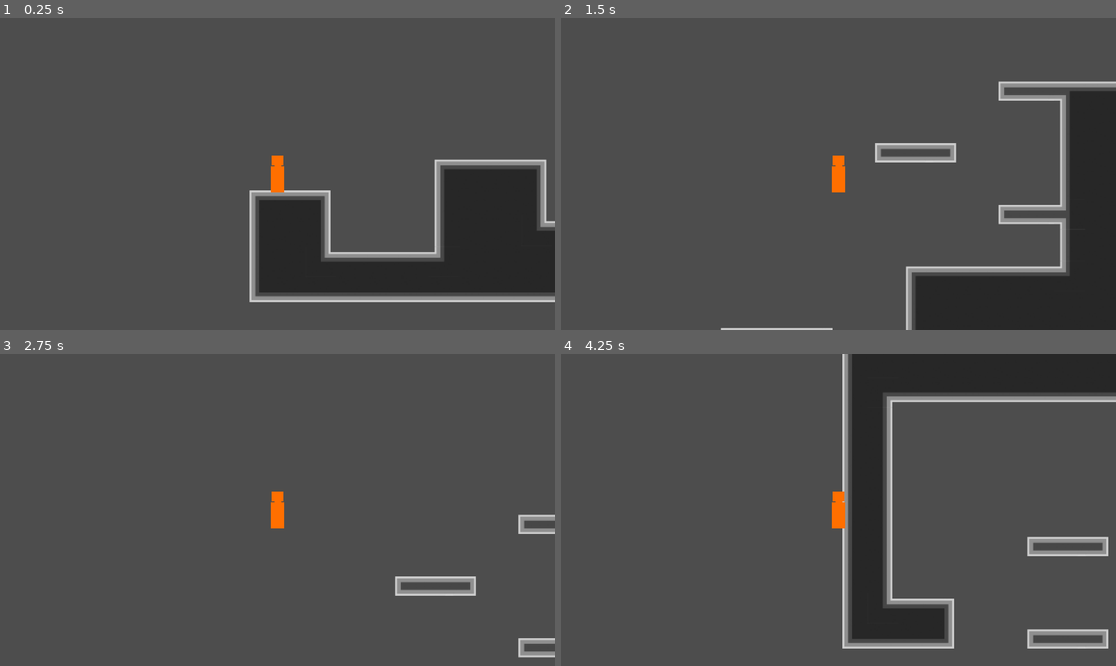
Above: before the commit, frames 1-4 (two rows, left to right).
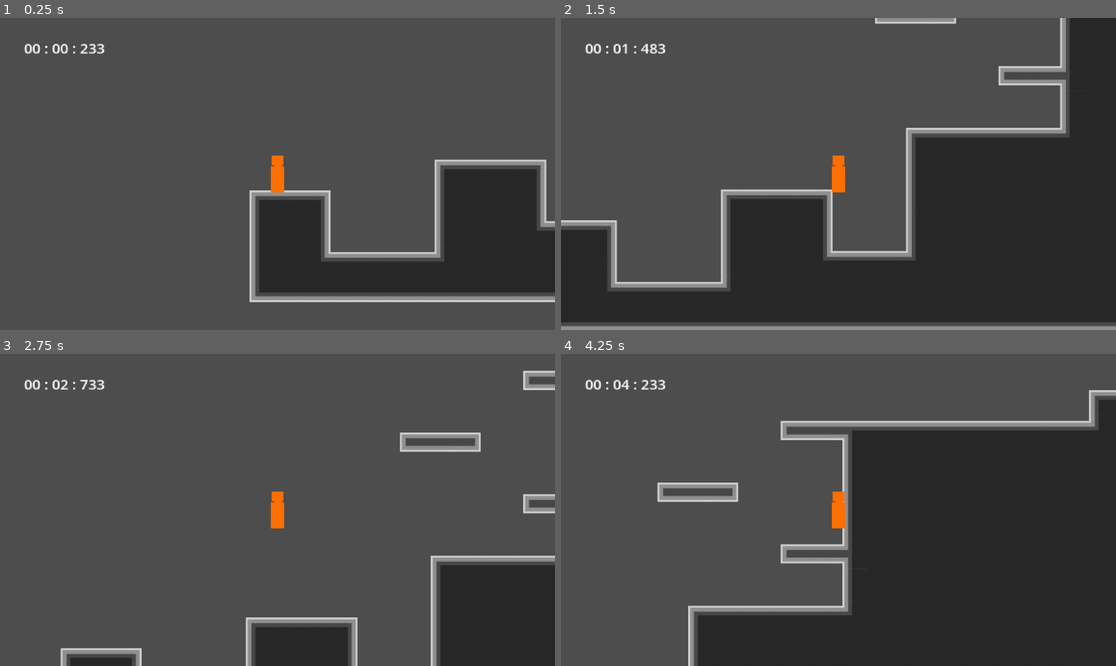
Above: after the commit, the same moments.

Repository: kashi618/Gaem-D
Game: Godot game, scene res://Scenes/Maps/TestMap.tscn
The game is run twice, just before and just after one commit, with the same random seed, the same clock (stepped at 60 frames per second) and the same inputs.
Inputs:
- Up to frame 1 (0.25 s): no input
- Up to frame 2 (1.5 s): hold D (right) from 0.53 s (still down); tap Space (jump) at 0.6, 0.77, 1.07, 1.35 s
- Up to frame 3 (2.75 s): tap Space (jump) at 1.52, 1.82, 2.1 s; release D (right) at 2.03 s; hold A (left) from 2.03 s (still down)
- Up to frame 4 (4.25 s): release A (left) at 2.78 s; hold D (right) from 2.78 s (still down); tap Space (jump) at 2.85, 3.02, 3.32, 3.6, 3.77, 4.07 s

The runs differ from the first frame. In frame 1, 0.2% of the frame differs, in the area x 4-19%, y 8-12%; in frame 2, 35%; in frame 3, 13%; in frame 4, 47%, in the area x 4-100%, y 0-100%.

Commit message:
coyote time, double jump, stopwatch
Added a boolean check for double jump which is also an export variable, added coyote time for pizza dude, added a UI and timer node, UI can be used to add whatever UI stuff we want.

Diff:
--- a/Scenes/Player/player.gd
+++ b/Code/Player/player.gd
@@ -1,8 +1,13 @@
+class_name Player
 extends CharacterBody2D
 
+@onready var coyote_timer: Timer = $CoyoteTimer
+
+@export var double_jump: bool
 const SPEED = 300.0
 const JUMP_POWER = -350.0
-const MAXJUMPS = 2
+const MAXJUMPS = 1
+var numJumps = 0
 
 
 func _physics_process(delta: float) -> void:
@@ -14,8 +19,12 @@
 	movement() # Controls going left, right
 	doubleJump() # Controls jump and double jump
 
+	var was_on_floor = is_on_floor()
 	# Allows movement of character
 	move_and_slide()
+
+	if was_on_floor and !is_on_floor():
+		coyote_timer.start()
 
 func movement():
 	# Moves player left and right
@@ -26,16 +35,16 @@
 		velocity.x = move_toward(velocity.x, 0, SPEED)
 
 func doubleJump():
-	var numJumps = 0
 
 	# Jump!
-	if Input.is_action_just_pressed("jump") and is_on_floor():
+	if Input.is_action_just_pressed("jump") and (is_on_floor() or !coyote_timer.is_stopped()):
 		print("Jumped")
 		numJumps += 1
 		velocity.y = JUMP_POWER
 
-	if Input.is_action_just_pressed("jump") and (numJumps < MAXJUMPS) and not is_on_floor():
+	if Input.is_action_just_pressed("jump") and (numJumps < MAXJUMPS) and not is_on_floor() and double_jump:
 		print("DoubleJumped")
+		numJumps += 1
 		velocity.y = JUMP_POWER+50
 
 	if is_on_floor():
--- /dev/null
+++ b/Code/UI/stopwatch.gd
@@ -0,0 +1,25 @@
+class_name stopwatch
+extends Node
+
+var time = 0.0
+var stopped = false
+
+func _process(delta: float) -> void:
+	if stopped:
+		return
+
+	time += delta
+
+func reset():
+	time = 0.0
+
+#changes time to string
+func time_to_string() -> String:
+	var msec = fmod(time, 1) * 1000
+	var sec = fmod(time, 60)
+	var min = time/60
+	# gives 00:00:00 format
+	var format_string = "%02d : %02d : %02d"
+
+	var actual_string = format_string%[min, sec, msec]
+	return actual_string
--- /dev/null
+++ b/Code/UI/ui.gd
@@ -0,0 +1,16 @@
+class_name UI
+extends Control
+
+@export var stopwatch_label: Label
+var stopwatch: stopwatch
+# Called when the node enters the scene tree for the first time.
+func _ready() -> void:
+	stopwatch = get_tree().get_first_node_in_group("stopwatch")
+
+
+# Called every frame. 'delta' is the elapsed time since the previous frame.
+func _process(delta: float) -> void:
+	update_stopwatch()
+
+func update_stopwatch():
+	stopwatch_label.text = stopwatch.time_to_string()
--- a/Scenes/Maps/TestMap.tscn
+++ b/Scenes/Maps/TestMap.tscn
@@ -1,7 +1,9 @@
-[gd_scene load_steps=5 format=4 uid="uid://b1wnlq0j37fkp"]
+[gd_scene load_steps=7 format=4 uid="uid://b1wnlq0j37fkp"]
 
 [ext_resource type="Texture2D" uid="uid://d1edbm2rt0lxf" path="res://Assets/Tile Map/Tilemap.png" id="1_2ebhm"]
 [ext_resource type="PackedScene" uid="uid://bqetxd6a5mong" path="res://Scenes/Player/player.tscn" id="2_jmqu6"]
+[ext_resource type="PackedScene" uid="uid://c6x7xm84jeo6t" path="res://Scenes/UI/stopwatch.tscn" id="3_0rwuq"]
+[ext_resource type="PackedScene" uid="uid://doxfls6lhcxok" path="res://Scenes/UI/ui.tscn" id="4_ppn7s"]
 
 [sub_resource type="TileSetAtlasSource" id="TileSetAtlasSource_4sexq"]
 texture = ExtResource("1_2ebhm")
@@ -398,3 +400,17 @@
 
 [node name="Player" parent="." instance=ExtResource("2_jmqu6")]
 position = Vector2(-93, -28)
+double_jump = true
+
+[node name="UI" parent="Player" instance=ExtResource("4_ppn7s")]
+anchors_preset = 0
+anchor_right = 0.0
+anchor_bottom = 0.0
+offset_left = -283.0
+offset_top = -158.0
+offset_right = -19.0
+offset_bottom = -158.0
+grow_horizontal = 1
+grow_vertical = 1
+
+[node name="Stopwatch" parent="." groups=["stopwatch"] instance=ExtResource("3_0rwuq")]
--- a/Scenes/Player/player.tscn
+++ b/Scenes/Player/player.tscn
@@ -1,14 +1,14 @@
 [gd_scene load_steps=4 format=3 uid="uid://bqetxd6a5mong"]
 
 [ext_resource type="Texture2D" uid="uid://c45183fvr4t1v" path="res://Assets/Characters/TEMP_Player.png" id="1_ndi1b"]
-[ext_resource type="Script" path="res://Scenes/Player/player.gd" id="1_p8y4v"]
+[ext_resource type="Script" path="res://Code/Player/player.gd" id="1_qmyvb"]
 
 [sub_resource type="CapsuleShape2D" id="CapsuleShape2D_24y02"]
 radius = 6.0
 height = 38.0
 
 [node name="Player" type="CharacterBody2D"]
-script = ExtResource("1_p8y4v")
+script = ExtResource("1_qmyvb")
 
 [node name="Sprite2D" type="Sprite2D" parent="."]
 texture = ExtResource("1_ndi1b")
@@ -18,3 +18,7 @@
 
 [node name="Camera2D" type="Camera2D" parent="."]
 zoom = Vector2(2, 2)
+
+[node name="CoyoteTimer" type="Timer" parent="."]
+wait_time = 0.15
+one_shot = true
--- /dev/null
+++ b/Scenes/UI/stopwatch.tscn
@@ -0,0 +1,6 @@
+[gd_scene load_steps=2 format=3 uid="uid://c6x7xm84jeo6t"]
+
+[ext_resource type="Script" path="res://Code/UI/stopwatch.gd" id="1_scbl1"]
+
+[node name="Stopwatch" type="Node"]
+script = ExtResource("1_scbl1")
--- /dev/null
+++ b/Scenes/UI/ui.tscn
@@ -0,0 +1,26 @@
+[gd_scene load_steps=3 format=3 uid="uid://doxfls6lhcxok"]
+
+[ext_resource type="Script" path="res://Code/UI/ui.gd" id="1_y13xg"]
+
+[sub_resource type="LabelSettings" id="LabelSettings_a2pvt"]
+line_spacing = 4.0
+font_size = 15
+
+[node name="UI" type="Control" node_paths=PackedStringArray("stopwatch_label")]
+layout_mode = 3
+anchors_preset = 15
+anchor_right = 1.0
+anchor_bottom = 1.0
+grow_horizontal = 2
+grow_vertical = 2
+script = ExtResource("1_y13xg")
+stopwatch_label = NodePath("StopwatchLabel")
+
+[node name="StopwatchLabel" type="Label" parent="."]
+layout_mode = 1
+offset_left = 20.0
+offset_top = 16.0
+offset_right = 89.0
+offset_bottom = 39.0
+text = "00:00:000"
+label_settings = SubResource("LabelSettings_a2pvt")
